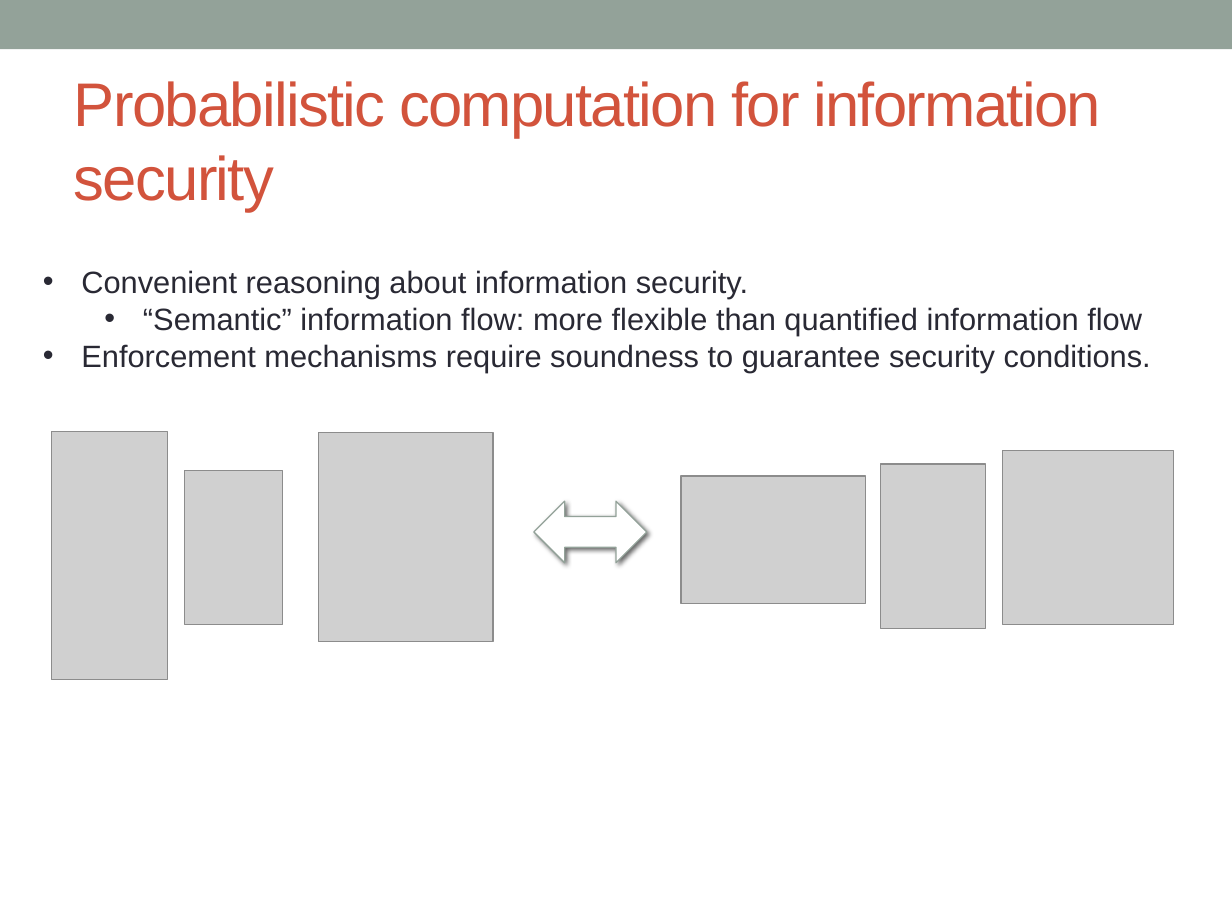
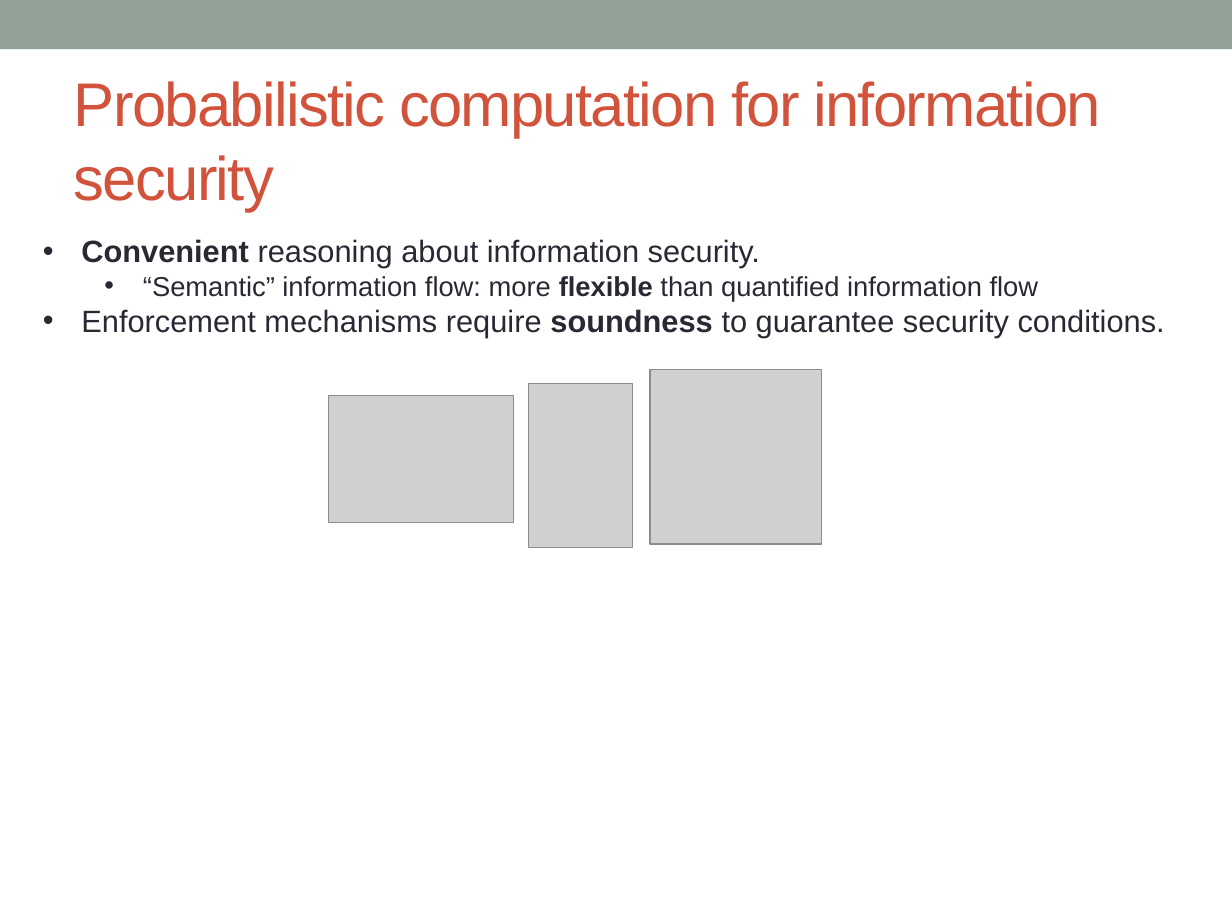
Before and after one commit to piotrm0/ppw12, a slide deck: slide 15 of pres/ppw12-pres.pptx. Drawn at 1232x924 pixels with LibreOffice and Linux fonts; fonts in the diff are those of the drawing; grey boxes stand for pictures. Boxes give left, top, right and bottom in pixels: in the first picture for what was removed or moved away, otherwise in the second. Text is boxed around its words. In the diff, an @@ line names an element or a change of style, - is before the commit and + after.

Commit message:
added a bit about optimal noise search at end

```diff
--- a/pres/ppw12-pres.pptx
+++ b/pres/ppw12-pres.pptx
@@ text "Convenient reasoning about information security.": place and size @@
-text "Convenient reasoning about information security." at <box>81,270,1151,373</box>
+text "Convenient reasoning about information security." at <box>81,239,1165,338</box>
@@ text "Convenient reasoning about information security." at <box>81,239,1165,338</box>: bold on in "Convenient", "flexible", "soundness"; size 18 to 16 pt in "“Semantic” information flow: more flexible than quantified ..." @@
@@ picture: place and size @@
-picture at <box>881,464,986,628</box>
+picture at <box>529,383,633,547</box>
@@ picture: place and size @@
-picture at <box>1003,451,1174,626</box>
+picture at <box>650,370,822,545</box>
@@ picture: place and size @@
-picture at <box>681,476,866,602</box>
+picture at <box>329,395,514,522</box>
@@ group removed at <box>52,431,647,680</box>: 3 pictures, 1 left right arrow @@
```
Also in this commit, not shown: 1 other slide changed, 1 slide added.
